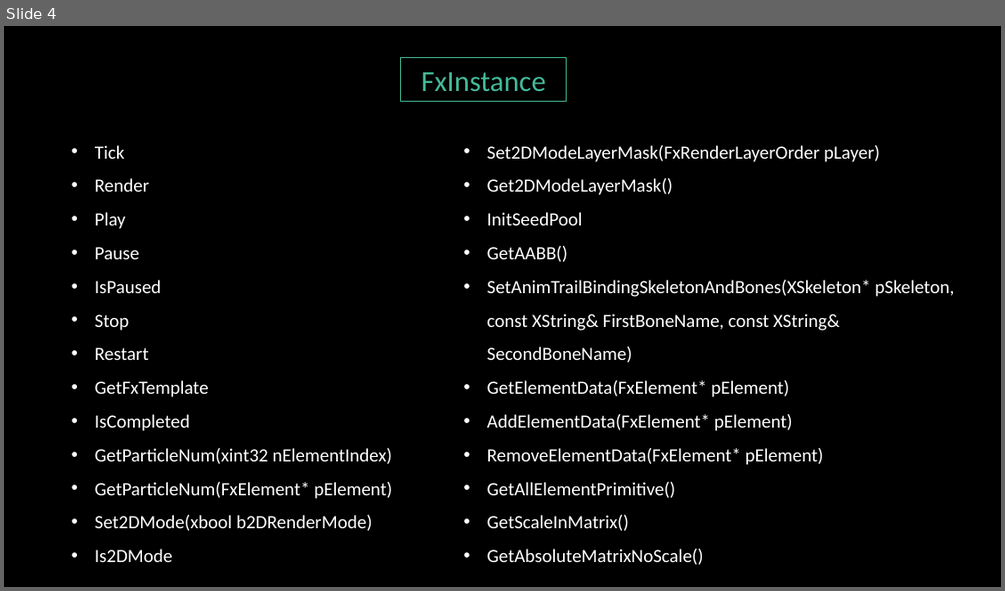
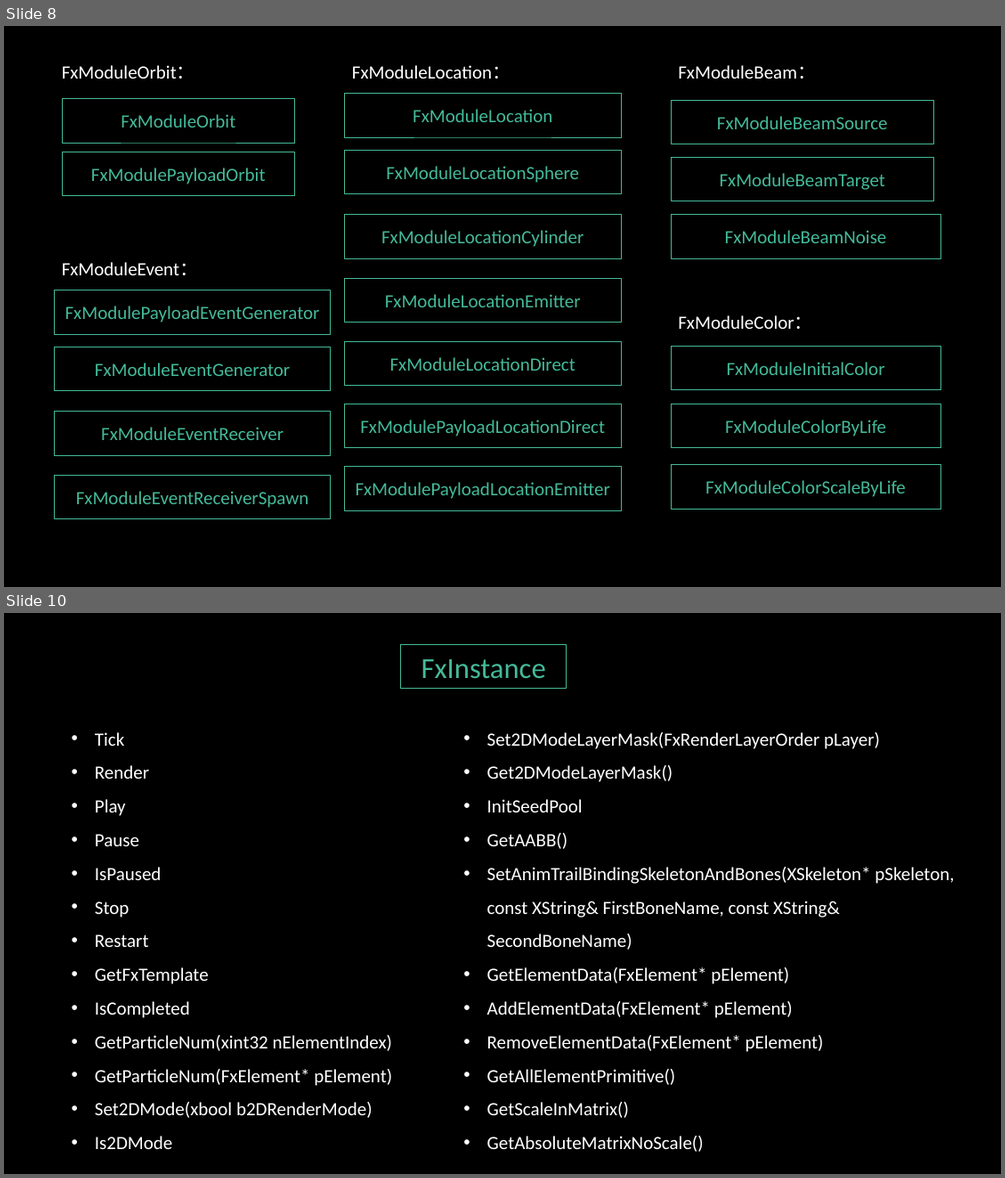
Before and after one commit to greatwallgoogle/Learnings, a slide deck: engine/粒子系统/Particle.pptx. Shown one above the other, each under a label of ours: slide 4 before the commit, slides 8 and 10 after it; the slides between them are not shown. The pictures are 1005x591 and 1005x1178 pixels, drawn with LibreOffice and Linux fonts; fonts in the diff are those of the drawing; background and template pictures are left out. Boxes give left, top, right and bottom in pixels: in the first picture for what was removed or moved away, otherwise in the second. Text is boxed around its words. In the diff, an @@ line names an element or a change of style, - is before the commit and + after.

```diff
--- a/engine/粒子系统/Particle.pptx
+++ b/engine/粒子系统/Particle.pptx
@@ slide 8 added at box(4, 26, 1001, 587), background picture (left out) @@
@@ text added at box(62, 65, 195, 79), 18 pt, text #FFFFFF @@
+FxModuleOrbit：
@@ text added at box(352, 65, 510, 79), 18 pt, text #FFFFFF @@
+FxModuleLocation：
@@ text added at box(678, 65, 816, 79), 18 pt, text #FFFFFF @@
+FxModuleBeam：
@@ rectangle added at box(62, 99, 294, 143), outline #44BA98 0.75 pt, 18 pt, text #44BA98 @@
+FxModuleOrbit
@@ rectangle added at box(345, 94, 622, 137), outline #44BA98 0.75 pt, 18 pt, text #44BA98 @@
+FxModuleLocation
@@ rectangle added at box(671, 100, 934, 144), outline #44BA98 0.75 pt, 18 pt, text #44BA98 @@
+FxModuleBeamSource
@@ rectangle added at box(62, 151, 294, 196), outline #44BA98 0.75 pt, 18 pt, text #44BA98 @@
+FxModulePayloadOrbit
@@ rectangle added at box(345, 150, 622, 194), outline #44BA98 0.75 pt, 18 pt, text #44BA98 @@
+FxModuleLocationSphere
@@ rectangle added at box(671, 157, 934, 201), outline #44BA98 0.75 pt, 18 pt, text #44BA98 @@
+FxModuleBeamTarget
@@ rectangle added at box(345, 215, 622, 258), outline #44BA98 0.75 pt, 18 pt, text #44BA98 @@
+FxModuleLocationCylinder
@@ rectangle added at box(671, 215, 941, 258), outline #44BA98 0.75 pt, 18 pt, text #44BA98 @@
+FxModuleBeamNoise
@@ text added at box(62, 262, 198, 275), 18 pt, text #FFFFFF @@
+FxModuleEvent：
@@ rectangle added at box(54, 290, 331, 334), outline #44BA98 0.75 pt, 18 pt, text #44BA98 @@
+FxModulePayloadEventGenerator
@@ rectangle added at box(345, 278, 622, 322), outline #44BA98 0.75 pt, 18 pt, text #44BA98 @@
+FxModuleLocationEmitter
@@ text added at box(678, 315, 813, 329), 18 pt, text #FFFFFF @@
+FxModuleColor：
@@ rectangle added at box(345, 342, 622, 386), outline #44BA98 0.75 pt, 18 pt, text #44BA98 @@
+FxModuleLocationDirect
@@ rectangle added at box(54, 346, 331, 391), outline #44BA98 0.75 pt, 18 pt, text #44BA98 @@
+FxModuleEventGenerator
@@ rectangle added at box(671, 346, 941, 390), outline #44BA98 0.75 pt, 18 pt, text #44BA98 @@
+FxModuleInitialColor
@@ rectangle added at box(54, 411, 331, 455), outline #44BA98 0.75 pt, 18 pt, text #44BA98 @@
+FxModuleEventReceiver
@@ rectangle added at box(345, 403, 622, 448), outline #44BA98 0.75 pt, 18 pt, text #44BA98 @@
+FxModulePayloadLocationDirect
@@ rectangle added at box(671, 403, 941, 448), outline #44BA98 0.75 pt, 18 pt, text #44BA98 @@
+FxModuleColorByLife
@@ rectangle added at box(54, 475, 331, 519), outline #44BA98 0.75 pt, 18 pt, text #44BA98 @@
+FxModuleEventReceiverSpawn
@@ rectangle added at box(345, 467, 622, 510), outline #44BA98 0.75 pt, 18 pt, text #44BA98 @@
+FxModulePayloadLocationEmitter
@@ rectangle added at box(671, 465, 941, 509), outline #44BA98 0.75 pt, 18 pt, text #44BA98 @@
+FxModuleColorScaleByLife
@@ what was slide 4 is now slide 10 @@
```
Also in this commit, not shown: 3 slides changed, 5 other slides added.
